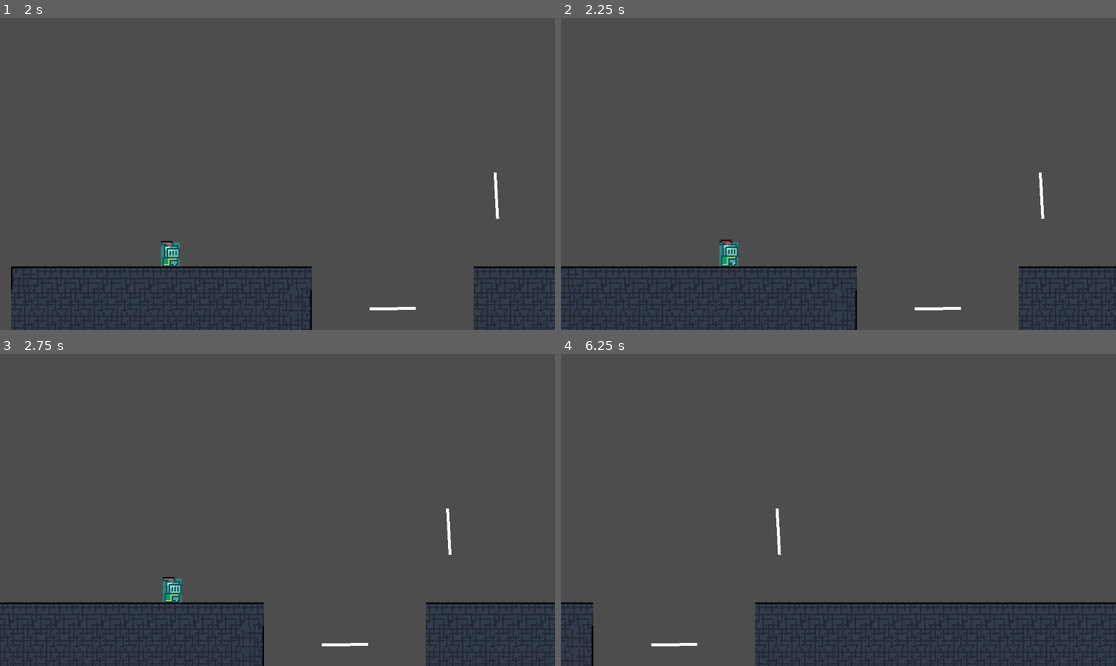
Above: before the commit, frames 1-4 (two rows, left to right).
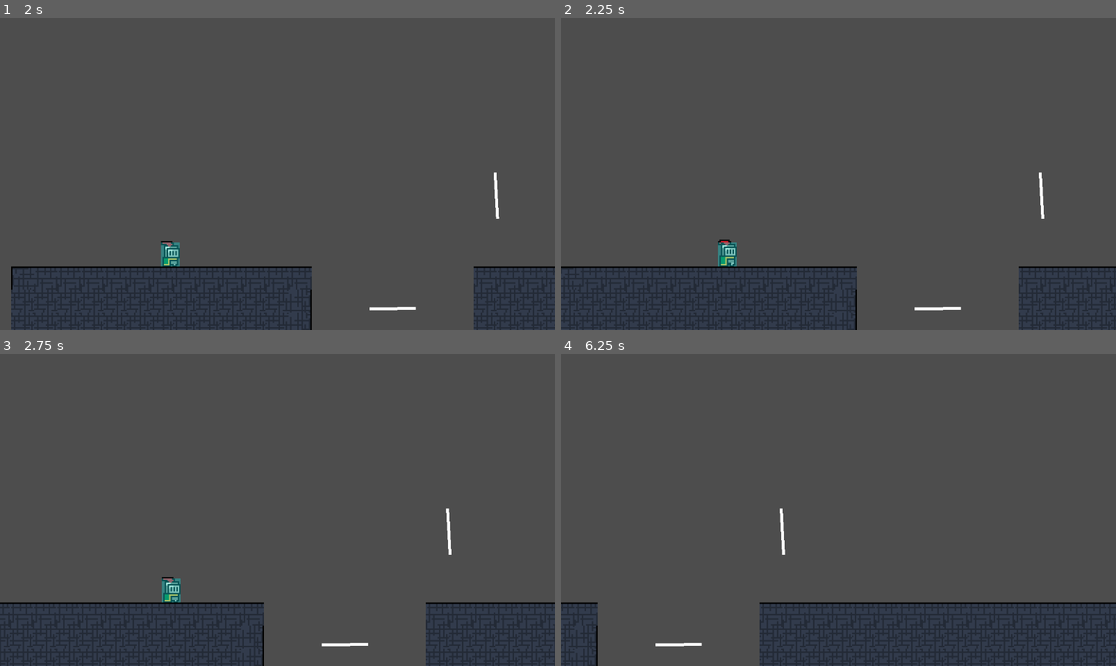
Above: after the commit, the same moments.

Repository: sublollipp/resonant_runners
Game: Godot game, scene res://Scenes/test_start.tscn
Two runs of this game, one before a commit and one after it. Both use one fixed random seed, a clock stepped at 60 frames per second and the inputs below.
Inputs (mouse positions are in pixels of both pictures, inside the frame that each line leads up to):
- Up to frame 1 (2 s): click "Single player" at 0.5 s; tap Enter (Enter) at 1.25 s; move the mouse to (399, 158) at 1.27 s; hold Right (2Right) from 1.28 s (still down); tap Down (2Crouch) at 1.35 s; tap Up (2Jump) at 1.52 s
- Up to frame 2 (2.25 s): keep holding Right (2Right); move the mouse to (727, 189) at 2.02 s; tap S (Crouch) at 2.1 s
- Up to frame 3 (2.75 s): keep holding Right (2Right); tap Up (2Jump) at 2.27 s
- Up to frame 4 (6.25 s): move the mouse to (894, 441) at 2.77 s; release Right (2Right) at 2.78 s; hold Left (2Left) 2.78-3.53 s; hold Enter (Enter) 2.78-3.53 s; move the mouse to (810, 572) at 3.52 s; hold Right (2Right) 3.53-5.03 s; click (810, 572) at 3.6 s; tap Up (2Jump) at 3.77, 4.52, 5.27 s; move the mouse to (1005, 556) at 4.27 s; tap Down (2Crouch) at 4.35 s; move the mouse to (672, 463) at 5.02 s; hold Left (2Left) 5.03-5.78 s; tap S (Crouch) at 5.1 s; move the mouse to (866, 510) at 5.77 s; hold Right (2Right) from 5.78 s (still down); hold Enter (Enter) from 5.78 s (still down)

Frame 1 is identical in both runs. In frame 2, 0.2% of the frame differs, in the area x 28-32%, y 71-80%; in frame 3, 0.1%; in frame 4, 0.5%, in the area x 5-41%, y 49-100%.

Commit message:
Velocity overhaul

Diff:
--- a/Scripts/player.gd
+++ b/Scripts/player.gd
@@ -12,6 +12,7 @@
 var color = "Cyan"
 
 const SPEED : float = 100
+const ACCELERATION : float = 50
 const JUMP_VELOCITY : float = -300.0
 
 var is_on_player : bool = false
@@ -92,21 +93,26 @@
 		if direction > 0:
 			#SPEED (er desiret speed i løb, velocetyen er current speed, derfor hvis man trækker dem fra hindanden finder man forksellen og kan dermed tilføjde den istedet for at sætte
 			if velocity.x < SPEED:
-				velocity.x += SPEED - velocity.x
-
-
+				if SPEED - velocity.x < ACCELERATION:
+					velocity.x += ACCELERATION
+				else:
+					velocity.x += SPEED - velocity.x
 		elif direction < 0:
 			if velocity.x > -SPEED:
-				velocity.x += -SPEED - Gamespeed.speed - velocity.x
-
-
+				if abs(-SPEED - velocity.x) > ACCELERATION:
+				#velocity.x += -SPEED - Gamespeed.speed - velocity.x
+					velocity.x -= ACCELERATION
+				else:
+					velocity.x += -SPEED - Gamespeed.speed - velocity.x
 		else:
 			# nedacceleration? on floor? (eller er det det andet else loop under) (JA DET ER BÆGGE ELSE STATEMENTS DER SKAL PÅRVIRKES
-			velocityPositionReset()
+			if is_on_floor():
+				velocityPositionReset()
 
 	else:
 		animation.play("Idle")
-		velocityPositionReset()
+		if is_on_floor():
+			velocityPositionReset()
 
 
 	if direction<0:
